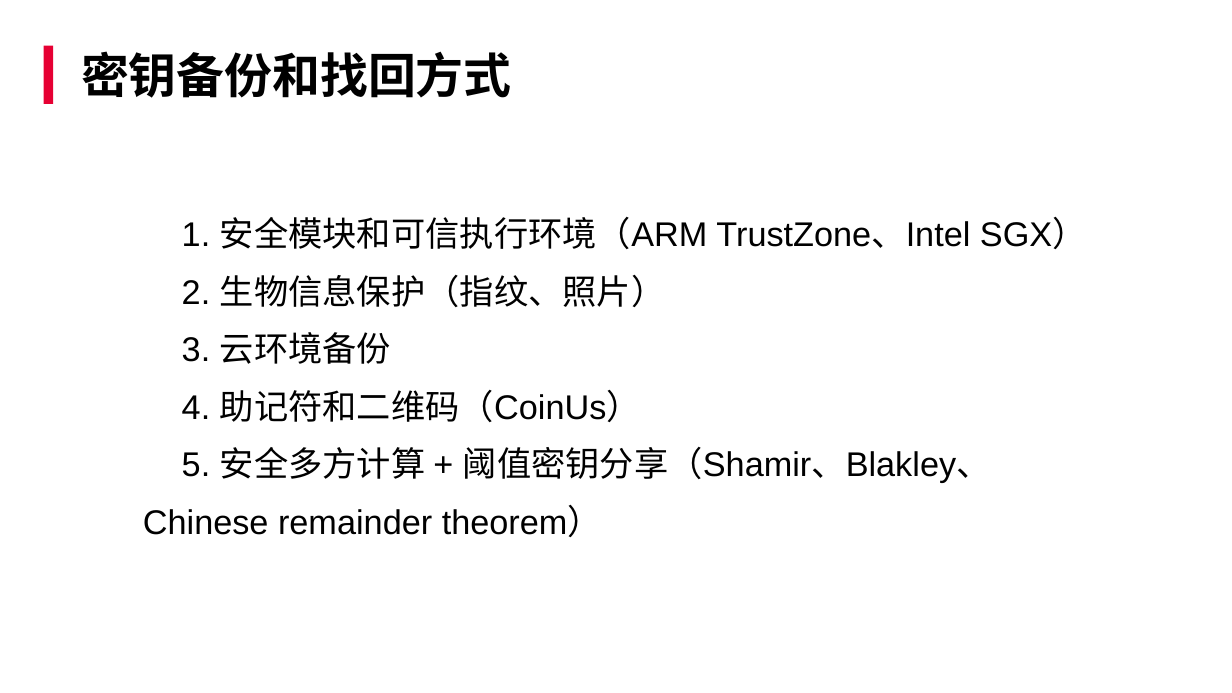
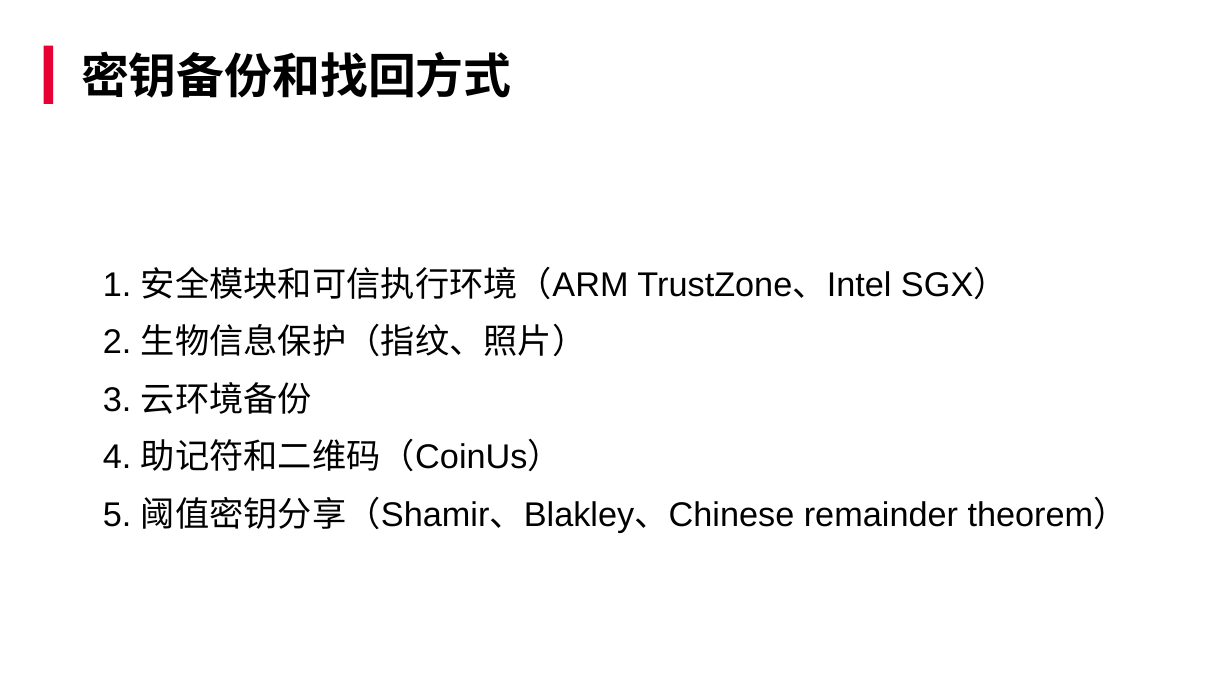
Before and after one commit to smallyunet/slide-share, a slide deck: slide 15 of 06. 分布式数字身份体系与密钥找回机制 (2021) .pptx. Drawn at 1232x693 pixels with LibreOffice and Linux fonts; fonts in the diff are those of the drawing; background and template pictures are left out. Boxes give left, top, right and bottom in pixels: in the first picture for what was removed or moved away, otherwise in the second. Text is boxed around its words. In the diff, an @@ line names an element or a change of style, - is before the commit and + after.

```diff
--- a/06. 分布式数字身份体系与密钥找回机制 (2021) .pptx
+++ b/06. 分布式数字身份体系与密钥找回机制 (2021) .pptx
@@ text "1. 安全模块和可信执行环境（ARM TrustZone、Intel SGX）": place and size @@
-text "1. 安全模块和可信执行环境（ARM TrustZone、Intel SGX）" at <box>143,217,1087,537</box>
+text "1. 安全模块和可信执行环境（ARM TrustZone、Intel SGX）" at <box>103,267,1128,533</box>
@@ text at <box>103,497,1128,533</box>: text changed @@
-5. 安全多方计算 + 阈值密钥分享（Shamir、Blakley、Chinese remainder theorem）
+5. 阈值密钥分享（Shamir、Blakley、Chinese remainder theorem）
```
Also in this commit, not shown: 1 other file.
